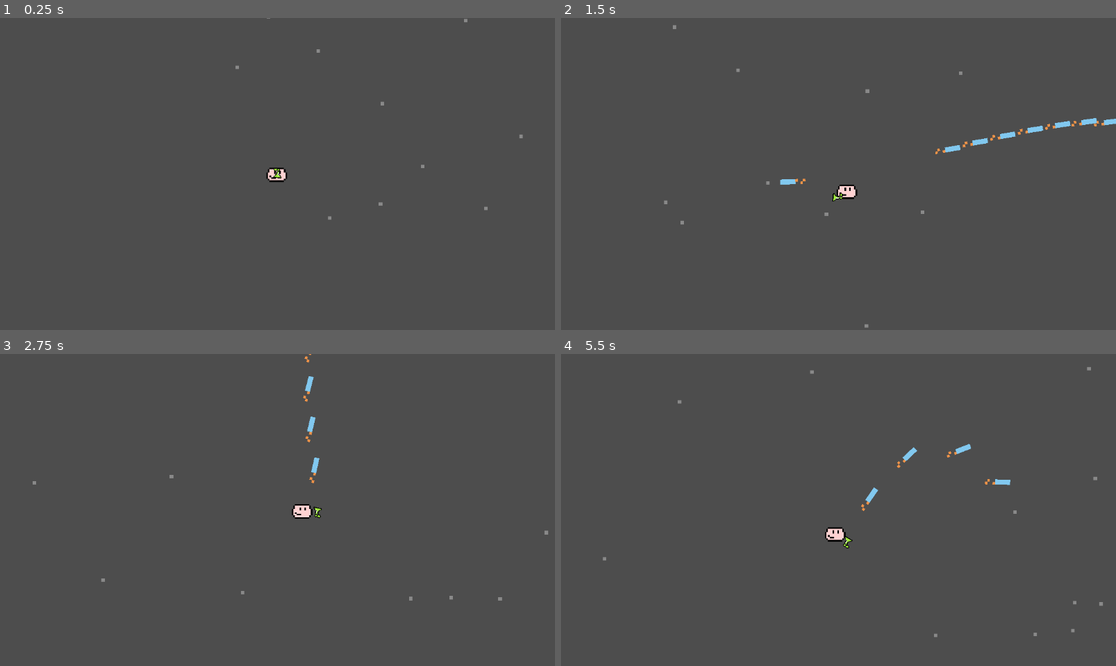
Above: before the commit, frames 1-4 (two rows, left to right).
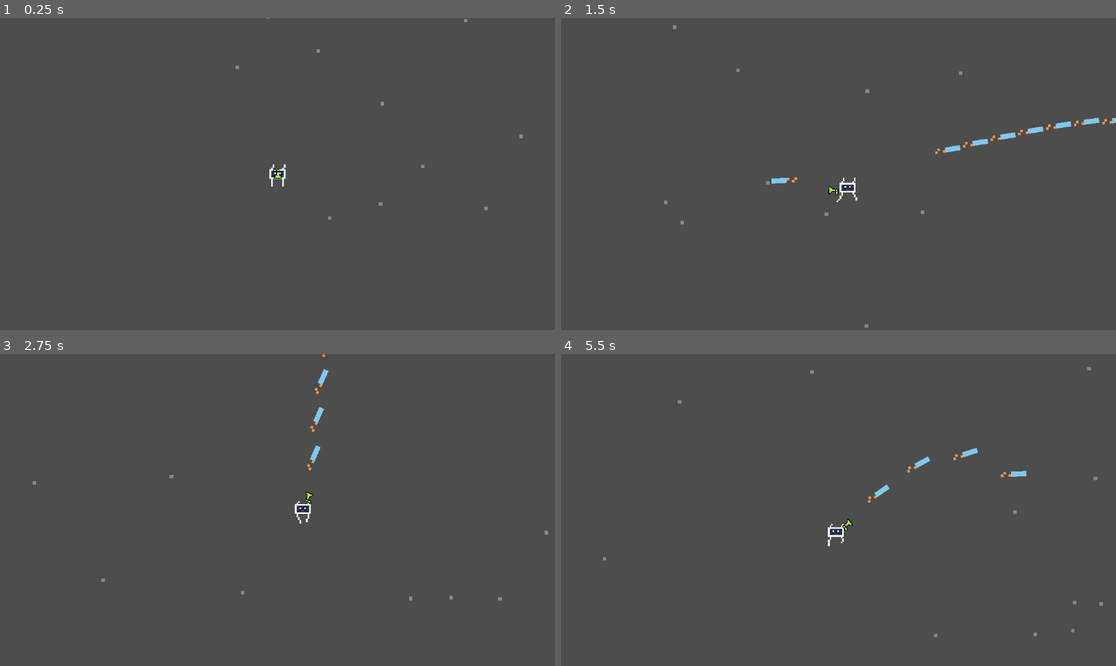
Above: after the commit, the same moments.

Repository: S0nter/azamnoyer
Game: Godot game, scene res://scenes/main.tscn
Two runs of this game, one before a commit and one after it. Both use one fixed random seed, a clock stepped at 60 frames per second and the inputs below.
Inputs (mouse positions are in pixels of both pictures, inside the frame that each line leads up to):
- Up to frame 1 (0.25 s): no input
- Up to frame 2 (1.5 s): move the mouse to (960, 158) at 0.52 s; hold D (right) 0.53-1.28 s; hold Space (shoot) 0.53-1.28 s; move the mouse to (727, 189) at 1.27 s; hold S (down) from 1.28 s (still down); tap Space (shoot) at 1.35 s
- Up to frame 3 (2.75 s): move the mouse to (333, 441) at 2.02 s; release S (down) at 2.03 s; hold D (right) from 2.03 s (still down); hold Space (shoot) from 2.03 s (still down)
- Up to frame 4 (5.5 s): move the mouse to (810, 572) at 2.77 s; release D (right) at 2.78 s; release Space (shoot) at 2.78 s; hold W (up) 2.78-3.53 s; tap Space (shoot) at 2.85, 4.35 s; move the mouse to (1005, 556) at 3.52 s; hold Space (shoot) 3.53-4.28 s; hold A (left) 3.53-5.03 s; move the mouse to (672, 463) at 4.27 s; move the mouse to (866, 510) at 5.02 s; hold S (down) from 5.03 s (still down); hold Space (shoot) from 5.03 s (still down)

The runs differ from the first frame. In frame 1, 0.2% of the frame differs, in the area x 47-52%, y 46-55%; in frame 2, 0.5%; in frame 3, 0.6%; in frame 4, 0.7%, in the area x 47-84%, y 28-63%.

Commit message:
New player with animation

Diff:
--- a/assets/scripts/gun.gd
+++ b/assets/scripts/gun.gd
@@ -10,13 +10,18 @@
 
 var aim_point = Vector2()	# used by mouse
 var aim_vector = Vector2()	# used for gamepad and virtual joystick
+var cooldown = 0.1			# seconds before next shot
 var mouse = get_global_mouse_position()
+var sec_since_shot = 0		# seconds passed after shot was made
+
+
 const offset_of_player = 30
 
 
 # Called when the node enters the scene tree for the first time.
 func _ready():
-	pass # Replace with function body.
+	if fun_allowed:
+		cooldown = 0
 
 
 func _process(delta):
@@ -52,17 +57,24 @@
 	else:
 		look_at(global_position + aim_vector)
 
-	# flip if needed
-	if player.global_position.x > global_position.x:
+	# flip if needed and mabye rewrite some things here
+	if player.global_position.x > global_position.x and \
+	player.global_position.distance_to(mouse) > offset_of_player or \
+	player.global_position.x < global_position.x and \
+	player.global_position.distance_to(mouse) < offset_of_player:
 		flip_v = true
 	else:
 		flip_v = false
 
 
 func handle_input():
-	if Input.is_action_just_pressed("shoot") and not fun_allowed or \
-		fun_allowed and Input.is_action_pressed("shoot"):
+	var delta = get_process_delta_time()
+	sec_since_shot += delta
+
+
+	if Input.is_action_pressed("shoot") and sec_since_shot > cooldown:
 		shoot()
+		sec_since_shot = 0
 
 
 func shoot():
@@ -70,3 +82,6 @@
 	get_tree().get_root().add_child(bullet)
 	bullet.global_transform = end_of_gun.global_transform
 	bullet.look_at(end_of_gun.global_position + aim_vector)
+
+	if fun_allowed:
+		bullet.look_at(mouse)
--- a/assets/scripts/player.gd
+++ b/assets/scripts/player.gd
@@ -8,4 +8,10 @@
 func _process(delta: float) -> void:
 	var input = Input.get_vector("left", "right", "up", "down")
 	velocity = input.normalized() * speed
+
+	if velocity == Vector2(0, 0):
+		$Sprite/AnimationPlayer.play("idle")
+	else:
+		$Sprite/AnimationPlayer.play("run")
+
 	move_and_slide()
--- a/scenes/player.tscn
+++ b/scenes/player.tscn
@@ -1,9 +1,76 @@
-[gd_scene load_steps=6 format=3 uid="uid://bfi3ftfw1xspy"]
+[gd_scene load_steps=11 format=3 uid="uid://bfi3ftfw1xspy"]
 
 [ext_resource type="Script" path="res://assets/scripts/player.gd" id="2"]
-[ext_resource type="Texture2D" uid="uid://bw6ed1djeeyiq" path="res://assets/sprites/player.png" id="2_c6r6q"]
+[ext_resource type="Texture2D" uid="uid://wwr3i7t5j415" path="res://assets/sprites/bot.png" id="2_f24e2"]
 [ext_resource type="Texture2D" uid="uid://y5x0vgudjo05" path="res://assets/sprites/gun.png" id="3_frg5m"]
-[ext_resource type="Script" path="res://assets/scripts/gun2.gd" id="4_6wthn"]
+[ext_resource type="Script" path="res://assets/scripts/gun.gd" id="4_sjjbt"]
+
+[sub_resource type="SpriteFrames" id="SpriteFrames_ybio3"]
+animations = [{
+"frames": [{
+"duration": 1.0,
+"texture": ExtResource("2_f24e2")
+}],
+"loop": true,
+"name": &"default",
+"speed": 5.0
+}]
+
+[sub_resource type="Animation" id="Animation_0kvw4"]
+length = 0.001
+tracks/0/type = "value"
+tracks/0/imported = false
+tracks/0/enabled = true
+tracks/0/path = NodePath(".:frame_coords")
+tracks/0/interp = 1
+tracks/0/loop_wrap = true
+tracks/0/keys = {
+"times": PackedFloat32Array(0),
+"transitions": PackedFloat32Array(1),
+"update": 1,
+"values": [Vector2i(0, 1)]
+}
+
+[sub_resource type="Animation" id="Animation_l4jiq"]
+resource_name = "idle"
+length = 0.5
+loop_mode = 1
+tracks/0/type = "value"
+tracks/0/imported = false
+tracks/0/enabled = true
+tracks/0/path = NodePath(".:frame_coords")
+tracks/0/interp = 1
+tracks/0/loop_wrap = true
+tracks/0/keys = {
+"times": PackedFloat32Array(0, 0.2, 0.4),
+"transitions": PackedFloat32Array(1, 1, 1),
+"update": 1,
+"values": [Vector2i(0, 1), Vector2i(1, 1), Vector2i(3, 1)]
+}
+
+[sub_resource type="Animation" id="Animation_oe21b"]
+resource_name = "run"
+length = 0.8
+loop_mode = 1
+tracks/0/type = "value"
+tracks/0/imported = false
+tracks/0/enabled = true
+tracks/0/path = NodePath(".:frame")
+tracks/0/interp = 1
+tracks/0/loop_wrap = false
+tracks/0/keys = {
+"times": PackedFloat32Array(0, 0.1, 0.2, 0.3, 0.4, 0.5, 0.6, 0.7),
+"transitions": PackedFloat32Array(1, 1, 1, 1, 1, 1, 1, 1),
+"update": 1,
+"values": [0, 1, 2, 3, 4, 5, 6, 7]
+}
+
+[sub_resource type="AnimationLibrary" id="AnimationLibrary_iatrf"]
+_data = {
+"RESET": SubResource("Animation_0kvw4"),
+"idle": SubResource("Animation_l4jiq"),
+"run": SubResource("Animation_oe21b")
+}
 
 [sub_resource type="RectangleShape2D" id="1"]
 size = Vector2(48, 48)
@@ -12,12 +79,27 @@
 motion_mode = 1
 script = ExtResource("2")
 
+[node name="AnimatedSprite2D" type="AnimatedSprite2D" parent="."]
+visible = false
+scale = Vector2(3.31, 3.31)
+sprite_frames = SubResource("SpriteFrames_ybio3")
+frame_progress = 0.830992
+
 [node name="Sprite" type="Sprite2D" parent="."]
 texture_filter = 1
 texture_repeat = 1
 scale = Vector2(3.31, 3.31)
-texture = ExtResource("2_c6r6q")
+texture = ExtResource("2_f24e2")
+hframes = 8
+vframes = 2
+frame = 8
 region_rect = Rect2(0, 0, 56, 44)
+
+[node name="AnimationPlayer" type="AnimationPlayer" parent="Sprite"]
+libraries = {
+"": SubResource("AnimationLibrary_iatrf")
+}
+autoplay = "run"
 
 [node name="CollisionShape2D" type="CollisionShape2D" parent="."]
 shape = SubResource("1")
@@ -28,7 +110,7 @@
 position = Vector2(29, 27)
 scale = Vector2(1.70167, 1.70167)
 texture = ExtResource("3_frg5m")
-script = ExtResource("4_6wthn")
+script = ExtResource("4_sjjbt")
 
 [node name="Muzzle" type="Marker2D" parent="Gun"]
 position = Vector2(5.28892, -0.587658)
Binary file added: assets/sprites/bot.png
Binary file added: assets/sprites/gun_old.png
Binary file changed: assets/sprites/icon.png
